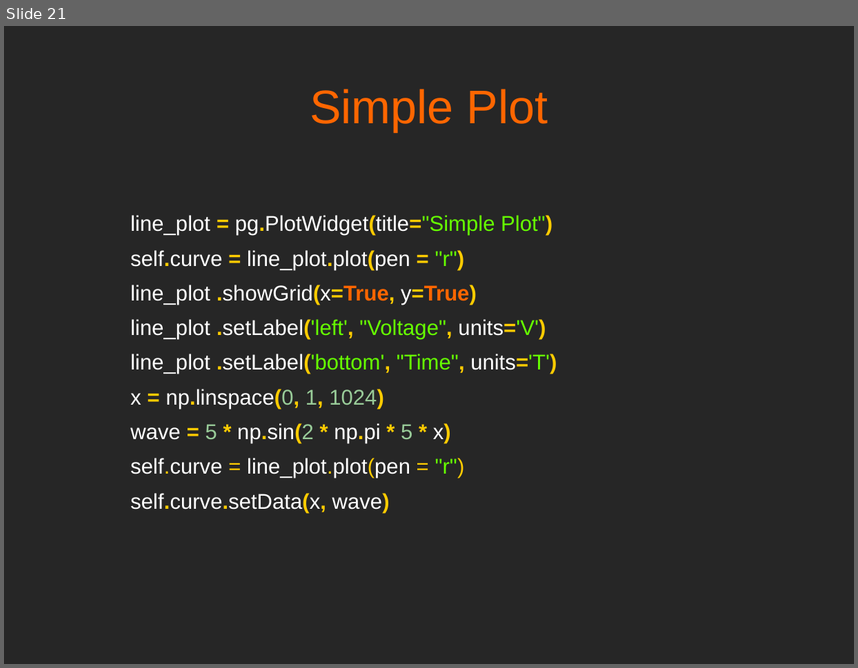
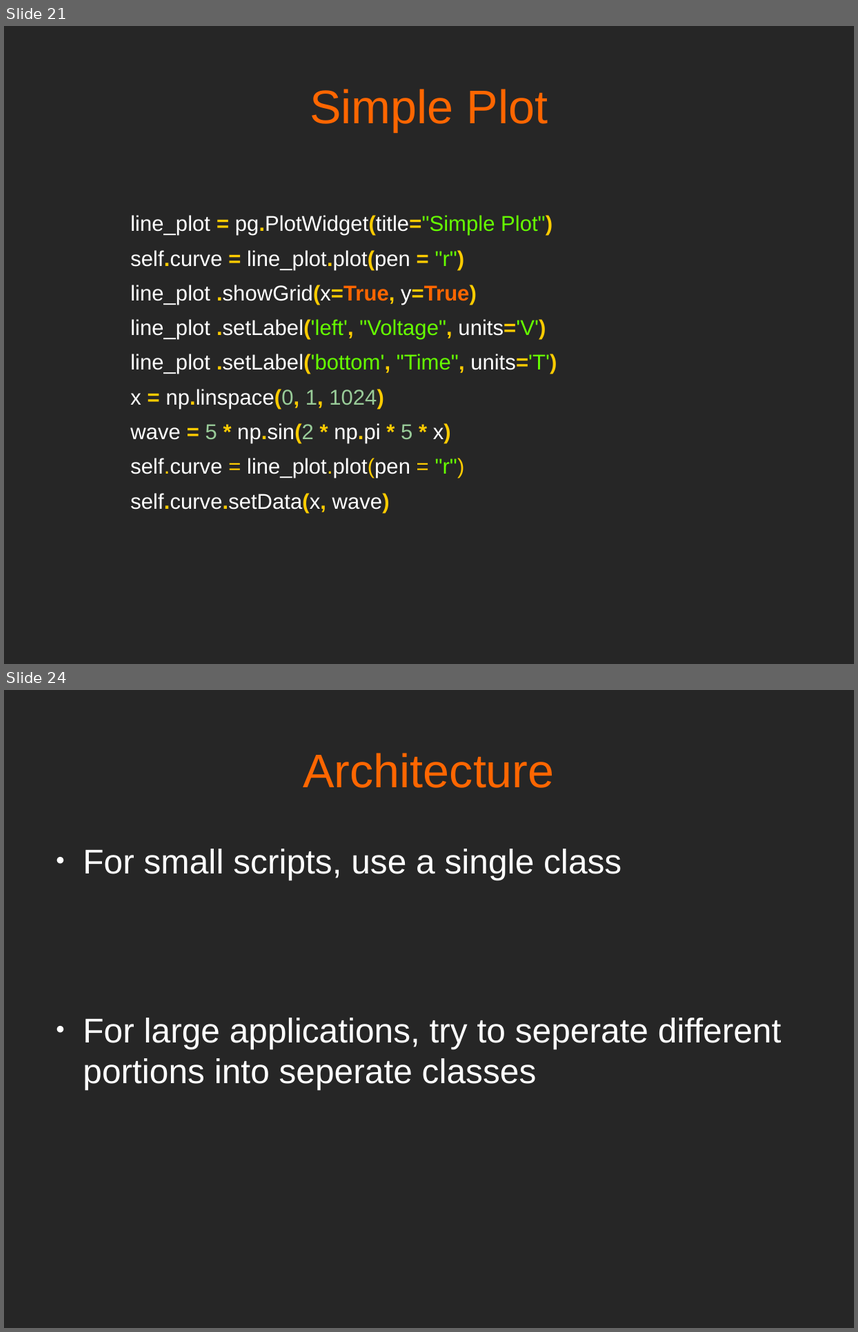
Before and after one commit to mfarhan12/qt-presentation, a slide deck: OPAG QT Presentation.odp. Shown one above the other, each under a label of ours: slide 21 before the commit, slides 21 and 24 after it; the slides between them are not shown. The pictures are 858x668 and 858x1332 pixels, drawn with LibreOffice and Linux fonts; fonts in the diff are those of the drawing. Boxes give left, top, right and bottom in pixels: in the first picture for what was removed or moved away, otherwise in the second. Text is boxed around its words. In the diff, an @@ line names an element or a change of style, - is before the commit and + after.

```diff
--- a/OPAG QT Presentation.odp
+++ b/OPAG QT Presentation.odp
@@ slide 24 added at (4,690,854,1328), background #262626 @@
@@ title added at (303,753,554,788), 44 pt, text #FF6600 @@
+Architecture
@@ text added at (83,849,782,1090), 32 pt, text #FFFFFF @@
+● For small scripts, use a single class
+● For large applications, try to seperate different portions into seperate classes
```
Also in this commit, not shown: 1 slide changed, 3 other slides added, 1 slide removed, 3 other files.
